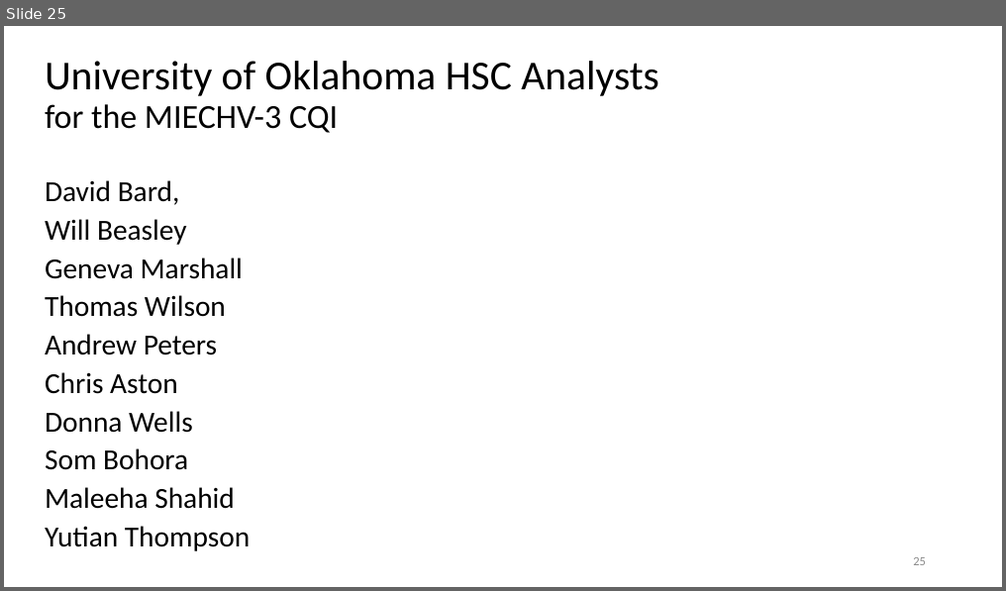
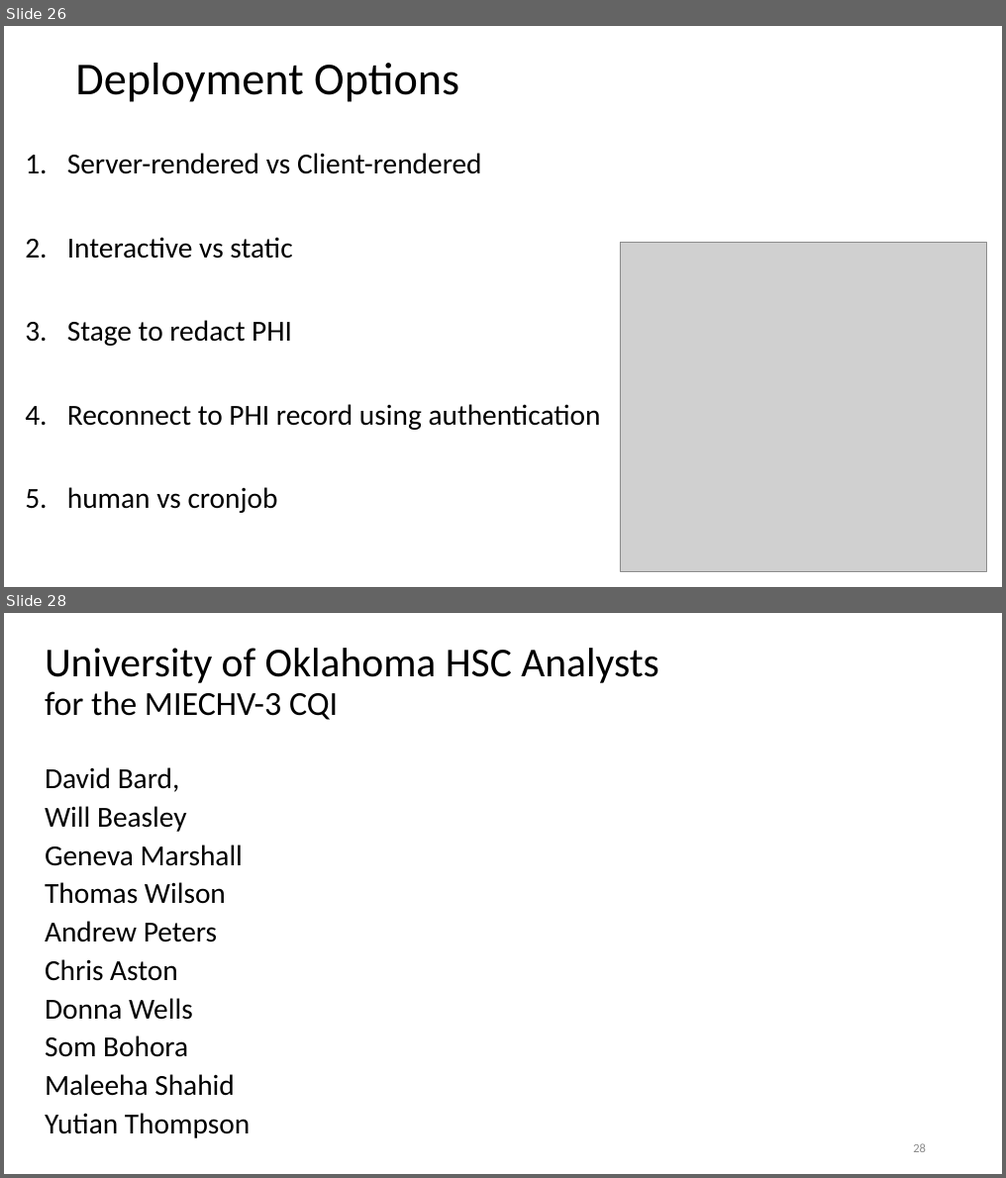
Before and after one commit to dss-ialh/displaying-health-data, a slide deck: documentation/products/beasley/dhd-2018-uvic-3-a-beasley-2018-11-29.pptx. Shown one above the other, each under a label of ours: slide 25 before the commit, slides 26 and 28 after it; the slides between them are not shown. The pictures are 1006x591 and 1006x1178 pixels, drawn with LibreOffice and Linux fonts; fonts in the diff are those of the drawing; grey boxes stand for pictures. Boxes give left, top, right and bottom in pixels: in the first picture for what was removed or moved away, otherwise in the second. Text is boxed around its words. In the diff, an @@ line names an element or a change of style, - is before the commit and + after.

```diff
--- a/documentation/products/beasley/dhd-2018-uvic-3-a-beasley-2018-11-29.pptx
+++ b/documentation/products/beasley/dhd-2018-uvic-3-a-beasley-2018-11-29.pptx
@@ slide 26 added at (4, 26, 1002, 587), background #FFFFFF @@
@@ title added at (75, 63, 459, 102), 44 pt, text #000000 @@
+Deployment Options
@@ text added at (67, 153, 601, 513), 28 pt, text #000000 @@
+1. Server-rendered vs Client-rendered
+2. Interactive vs static
+3. Stage to redact PHI
+4. Reconnect to PHI record using authentication
+5. human vs cronjob
@@ picture added at (620, 243, 986, 571) @@
@@ what was slide 25 is now slide 28 @@
```
Also in this commit, not shown: 2 slides changed, 5 other slides added, 3 slides removed, 1 other file.
